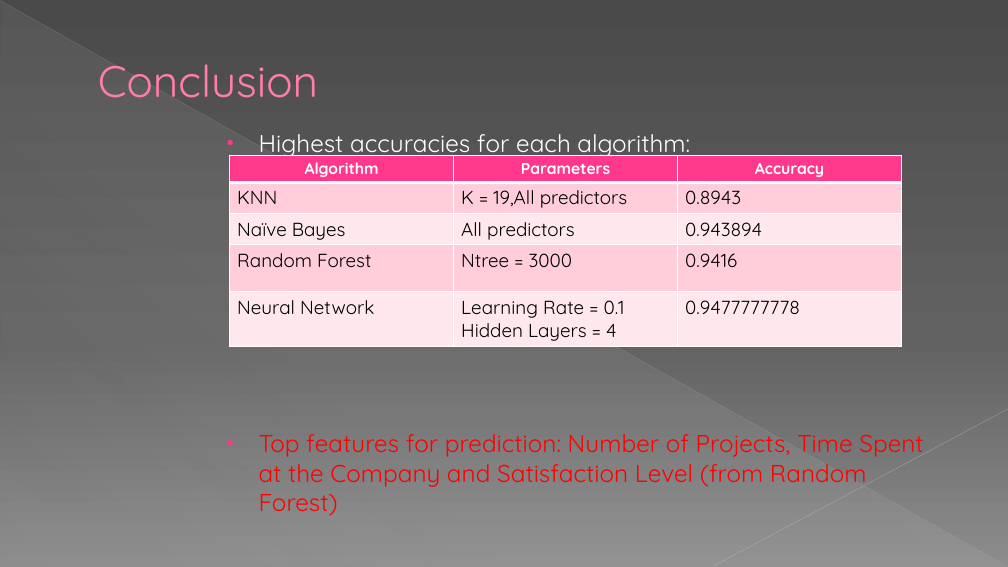
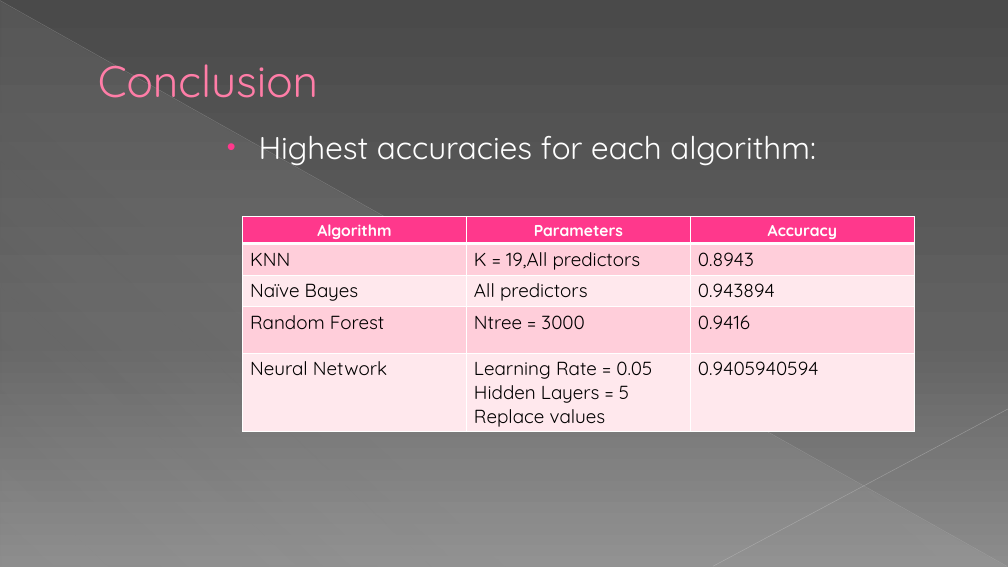
Before and after one commit to dhavalaM/CS513-Project, a slide deck: slide 35 of Presentation_YPS.pptx (slide 33 before the commit). Drawn at 1008x567 pixels with LibreOffice and Linux fonts; fonts in the diff are those of the drawing. Boxes give left, top, right and bottom in pixels: in the first picture for what was removed or moved away, otherwise in the second. Text is boxed around its words. In the diff, an @@ line names an element or a change of style, - is before the commit and + after.

```diff
--- a/Presentation_YPS.pptx
+++ b/Presentation_YPS.pptx
@@ text "Highest accuracies for each algorithm:" at (259, 136, 816, 166): size 23.2 to 30 pt; more space between paragraphs @@
@@ table at (243, 217, 914, 431) @@
-row 5, column 2: Learning Rate = 0.1 / Hidden Layers = 4
+row 5, column 2: Learning Rate = 0.05 / Hidden Layers = 5 / Replace values
-row 5, column 3: 0.9477777778
+row 5, column 3: 0.9405940594
@@ table: place and size @@
-table at (230, 155, 901, 345)
+table at (243, 217, 914, 431)
@@ text at (259, 434, 923, 487): paragraph removed @@
-• Top features for prediction: Number of Projects, Time Spent at the Company and Satisfaction Level (from Random Forest)
```
Also in this commit, not shown: 3 other slides changed, 2 slides added.
